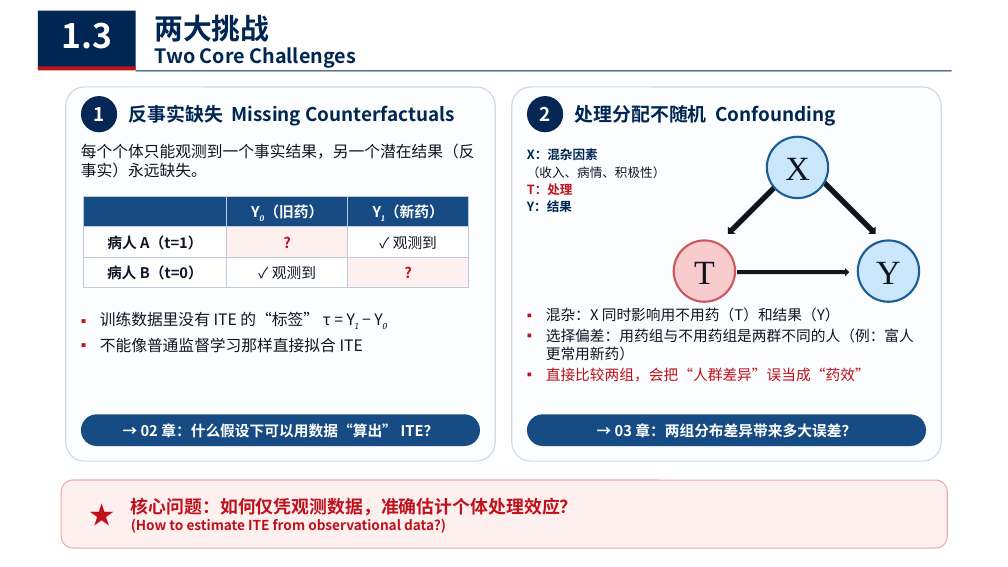
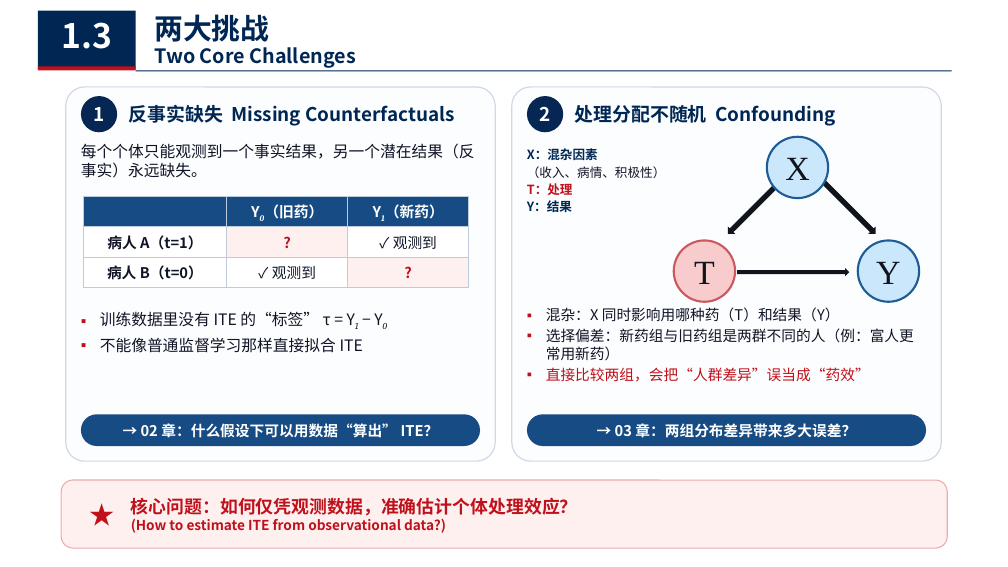
Before and after one commit to chanearly2002/Stastical_Computing, a slide deck: slide 5 of 个体处理效应估计.pptx. Drawn at 1008x567 pixels with LibreOffice and Linux fonts; fonts in the diff are those of the drawing. Boxes give left, top, right and bottom in pixels: in the first picture for what was removed or moved away, otherwise in the second. Text is boxed around its words. In the diff, an @@ line names an element or a change of style, - is before the commit and + after.

```diff
--- a/个体处理效应估计.pptx
+++ b/个体处理效应估计.pptx
@@ text at (546, 307, 914, 360): text changed @@
-▪ 混杂：X 同时影响用不用药（T）和结果（Y）
-▪ 选择偏差：用药组与不用药组是两群不同的人（例：富人更常用新药）
+▪ 混杂：X 同时影响用哪种药（T）和结果（Y）
+▪ 选择偏差：新药组与旧药组是两群不同的人（例：富人更常用新药）
```
Also in this commit, not shown: 11 other slides changed, 1 other file.
